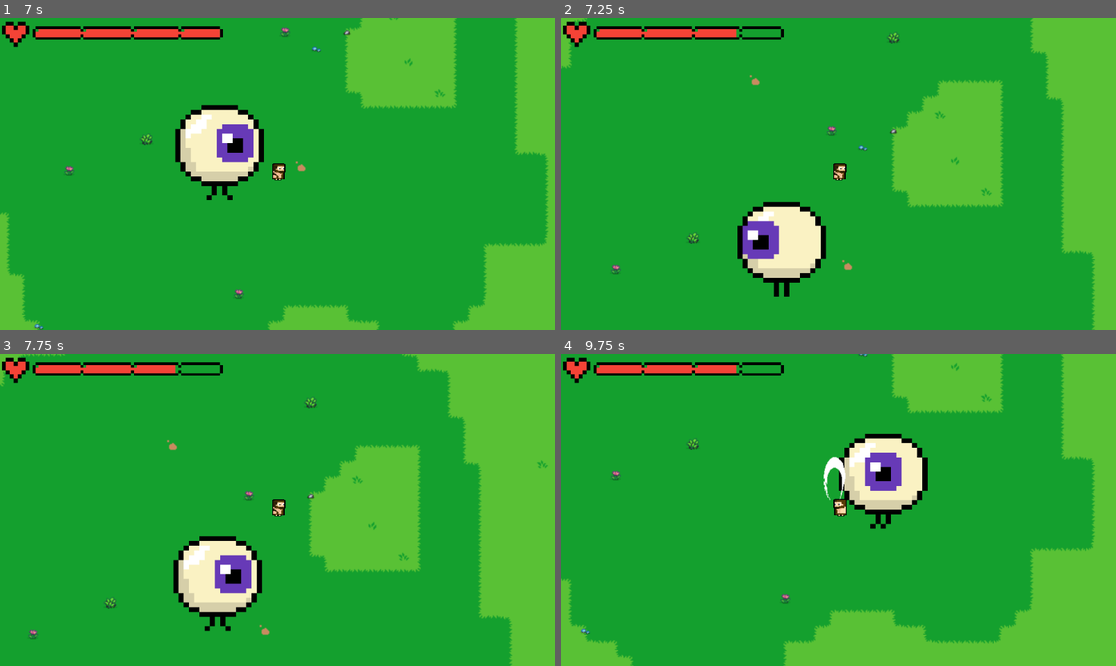
Above: before the commit, frames 1-4 (two rows, left to right).
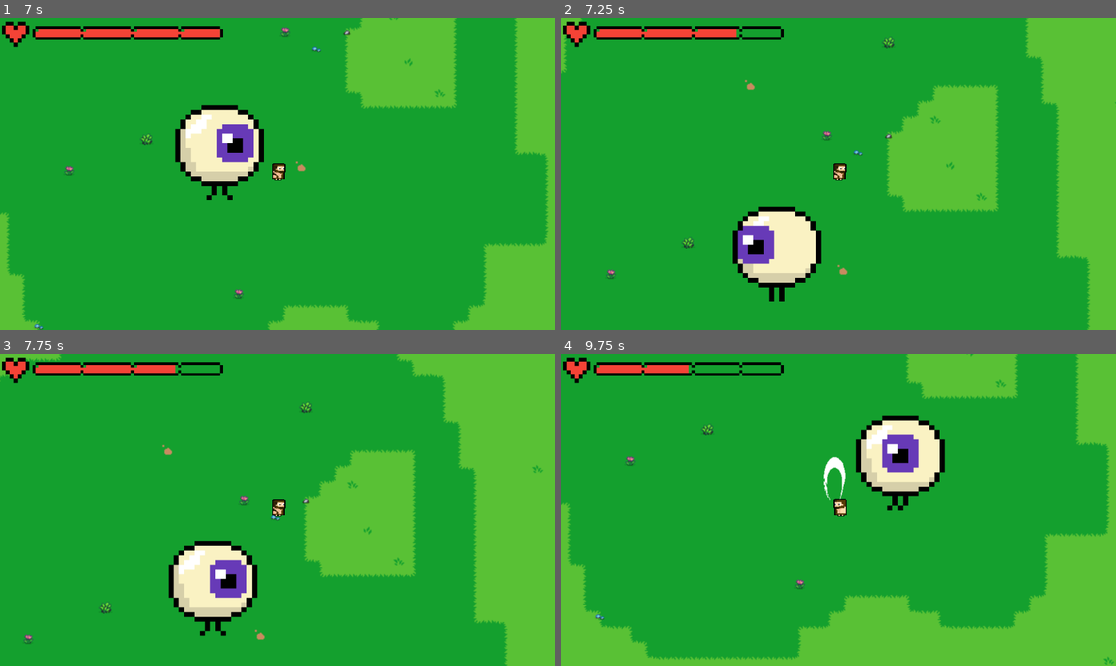
Above: after the commit, the same moments.

Repository: real-name-hidden-bit/bonk-souls-v.01
Game: Godot game, scene res://node_2d.tscn
Two runs of this game, one before a commit and one after it. Both use one fixed random seed, a clock stepped at 60 frames per second and the inputs below.
Inputs:
- Up to frame 1 (7 s): tap Enter (ui_accept) at 0.5, 0.77, 0.8, 1.07, 1.35, 1.52, 1.82, 2.3, 3.02, 3.32, 3.6, 3.77, 4.07, 4.52, 4.82, 5.3, 5.85, 6.02, 6.32, 6.77, 6.8 s; hold Right (ui_right) 0.53-1.28 s; tap Z (attack) at 0.6, 1.55, 2.1, 2.85, 4.35, 5.1, 6.05, 6.6 s; hold Down (ui_down) 1.28-2.03 s; hold Right (ui_right) 2.03-2.78 s; hold Up (ui_up) 2.78-3.53 s; hold Left (ui_left) 3.53-5.03 s; hold Down (ui_down) 5.03-5.78 s; hold Right (ui_right) 5.78-6.53 s; hold Up (ui_up) from 6.53 s (still down)
- Up to frame 2 (7.25 s): keep holding Up (ui_up); tap Enter (ui_accept) at 7.07 s
- Up to frame 3 (7.75 s): release Up (ui_up) at 7.28 s; hold Right (ui_right) from 7.28 s (still down); tap Z (attack) at 7.35 s; tap Enter (ui_accept) at 7.52 s
- Up to frame 4 (9.75 s): tap Enter (ui_accept) at 7.82, 8.1, 9.02, 9.32 s; release Right (ui_right) at 8.03 s; hold Down (ui_down) 8.03-8.78 s; hold Left (ui_left) 8.78-9.53 s; tap Z (attack) at 8.85, 9.6 s; hold Up (ui_up) from 9.53 s (still down)

Frame 1 is identical in both runs. In frame 2, 5.3% of the frame differs, in the area x 0-100%, y 0-100%; in frame 3, 5.8%; in frame 4, 14%.

Commit message:
noice_recovered

Diff:
--- a/Scenes/Enemy/enemy.tscn
+++ b/Scenes/Enemy/enemy.tscn
@@ -2,7 +2,7 @@
 
 [ext_resource type="Texture2D" uid="uid://b5k34alrmd30y" path="res://Assets/EyeEnemy/pixilart-sprite.png" id="1_7k104"]
 [ext_resource type="Script" uid="uid://bythpood6bww6" path="res://Scripts/enemy.gd" id="1_nvvbs"]
-[ext_resource type="AudioStream" uid="uid://c8er1m852argc" path="res://Assets/Soundeffects/Bonk.mp3" id="3_2t2r4"]
+[ext_resource type="AudioStream" uid="uid://yqo07lxne23r" path="res://Assets/Soundeffects/BonkSound.mp3" id="3_2t2r4"]
 
 [sub_resource type="AtlasTexture" id="AtlasTexture_4gyqm"]
 atlas = ExtResource("1_7k104")
--- /dev/null
+++ b/Scenes/GameOver.tscn
@@ -0,0 +1,46 @@
+[gd_scene format=3 uid="uid://cb8x16y14s3n3"]
+
+[ext_resource type="Texture2D" uid="uid://pnfp2g4qv6x2" path="res://Assets/Titles/YouDiedTitle.png" id="1_a1htc"]
+[ext_resource type="Script" uid="uid://d1djkyatnx0hx" path="res://GameOver.gd" id="1_eksk4"]
+[ext_resource type="Texture2D" uid="uid://csm2upqynk8c4" path="res://Assets/Titles/Retry.png" id="2_eksk4"]
+
+[node name="GameOverScreen" type="Control" unique_id=1994143325]
+layout_mode = 3
+anchors_preset = 15
+anchor_right = 1.0
+anchor_bottom = 1.0
+grow_horizontal = 2
+grow_vertical = 2
+script = ExtResource("1_eksk4")
+
+[node name="ColorRect" type="ColorRect" parent="." unique_id=700879813]
+layout_mode = 1
+anchors_preset = 15
+anchor_right = 1.0
+anchor_bottom = 1.0
+grow_horizontal = 2
+grow_vertical = 2
+color = Color(0.07058824, 0.07058824, 0.07058824, 0.5882353)
+
+[node name="YouDiedTitle" type="TextureRect" parent="." unique_id=909769836]
+layout_mode = 0
+offset_left = 256.0
+offset_top = 104.0
+offset_right = 1856.0
+offset_bottom = 704.0
+scale = Vector2(0.39991635, 0.52679515)
+texture = ExtResource("1_a1htc")
+
+[node name="RetryButton" type="TextureButton" parent="." unique_id=21710763]
+custom_minimum_size = Vector2(100, 200)
+layout_mode = 0
+offset_left = 448.0
+offset_top = 456.0
+offset_right = 2048.0
+offset_bottom = 656.0
+scale = Vector2(0.1595851, 0.18982503)
+texture_normal = ExtResource("2_eksk4")
+ignore_texture_size = true
+stretch_mode = 3
+
+[connection signal="pressed" from="RetryButton" to="." method="_on_retry_button_pressed"]
--- a/Scenes/Player/Player.tscn
+++ b/Scenes/Player/Player.tscn
@@ -1,8 +1,12 @@
 [gd_scene format=3 uid="uid://dpa08hsj7phdm"]
 
 [ext_resource type="Script" uid="uid://cubfygs33525j" path="res://Scenes/Player/player.gd" id="1_ft8w5"]
+[ext_resource type="AudioStream" uid="uid://dqetv1ci6ydhk" path="res://Assets/Soundeffects/DashSFX.mp3" id="2_fk5o5"]
 [ext_resource type="Texture2D" uid="uid://bkqk7wx5148wa" path="res://Assets/PlayerCharacter/pixil-frame-0 (3).png" id="2_h54ih"]
+[ext_resource type="AudioStream" uid="uid://bm01d04hgy3sn" path="res://Assets/Soundeffects/HurtGameover.mp3" id="2_jmcll"]
+[ext_resource type="AudioStream" uid="uid://bfn65ov4p2p21" path="res://Assets/Soundeffects/HurtSound.mp3" id="3_4wape"]
 [ext_resource type="Texture2D" uid="uid://d1wyerhig4855" path="res://Assets/PlayerCharacter/pixil-frame-0 (4).png" id="3_h54ih"]
+[ext_resource type="AudioStream" uid="uid://dkom6syxgygmh" path="res://Assets/Soundeffects/WeaponSwing.mp3" id="4_t26db"]
 [ext_resource type="Texture2D" uid="uid://cfsxfcpu16fs2" path="res://Assets/WeaponSwing/pixel_art_sword_slash_sprites.png" id="4_ude3g"]
 
 [sub_resource type="RectangleShape2D" id="RectangleShape2D_ude3g"]
@@ -85,6 +89,19 @@
 [node name="Player" type="CharacterBody2D" unique_id=235817179 groups=["player"]]
 script = ExtResource("1_ft8w5")
 
+[node name="DashSound" type="AudioStreamPlayer2D" parent="." unique_id=912588792]
+stream = ExtResource("2_fk5o5")
+
+[node name="HurtGameOverSound" type="AudioStreamPlayer2D" parent="." unique_id=2094380683]
+process_mode = 3
+stream = ExtResource("2_jmcll")
+
+[node name="HurtSound" type="AudioStreamPlayer2D" parent="." unique_id=1013900167]
+stream = ExtResource("3_4wape")
+
+[node name="SwingSound" type="AudioStreamPlayer2D" parent="." unique_id=1563073436]
+stream = ExtResource("4_t26db")
+
 [node name="left" type="Sprite2D" parent="." unique_id=256414668]
 visible = false
 position = Vector2(3.9999962, -4.4999924)
--- a/Scenes/Player/player.gd
+++ b/Scenes/Player/player.gd
@@ -24,6 +24,7 @@
 func _physics_process(delta: float) -> void:
 	if not is_attacking:
 		if Input.is_action_just_pressed("ui_accept") and not is_dashing:
+			$DashSound.play()
 			perform_dash()
 
 		var active_speed = SPEED
@@ -58,6 +59,7 @@
 
 		# --- TRIGGER ATTACK ---
 		if Input.is_action_just_pressed("attack"):
+			$SwingSound.play()
 			perform_attack()
 
 	else:
@@ -104,23 +106,25 @@
 	lives -= 1
 	print("Player hit! Lives remaining: ", lives)
 
-	# Update the UI Life Bar
+	$HurtSound.play()
+
 	var life_bar = get_tree().get_first_node_in_group("lifebar")
 	if life_bar:
 		life_bar.value = lives
 
 	# Simple X/Y Instant Hop Knockback
 	if attacker_position.x < global_position.x:
-		position.x += 30
+		position.x += 40
 	else:
-		position.x -= 30
+		position.x -= 40
 
 	if attacker_position.y < global_position.y:
-		position.y += 30
+		position.y += 40
 	else:
-		position.y -= 30
+		position.y -= 40
 
 	if lives == 0:
+		$HurtGameOverSound.play()
 		handle_death()
 
 func handle_death() -> void:
Not shown, removed: Assets/Soundeffects/Bonk.mp3.import
Not shown, added: Assets/Soundeffects/BonkSound.mp3.import
Not shown, added: Assets/Soundeffects/DashSFX.mp3.import
Not shown, added: Assets/Soundeffects/HurtGameover.mp3.import
Not shown, added: Assets/Soundeffects/HurtSound.mp3.import
Not shown, added: Assets/Soundeffects/WeaponSwing.mp3.import
Not shown: 1 places in node_2d.tscn that only renumber resources
Not shown, removed: Assets/Soundeffects/Bonk.mp3
Not shown, added: Assets/Soundeffects/BonkSound.mp3
Not shown, added: Assets/Soundeffects/DashSFX.mp3
Not shown, added: Assets/Soundeffects/HurtGameover.mp3
Not shown, added: Assets/Soundeffects/HurtSound.mp3
(and 2 more such lines)
